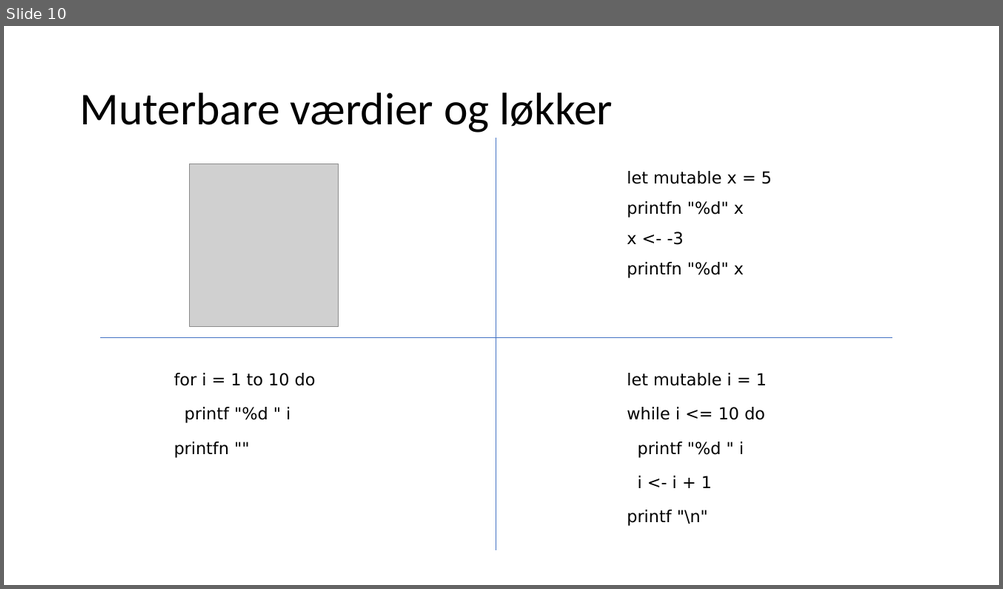
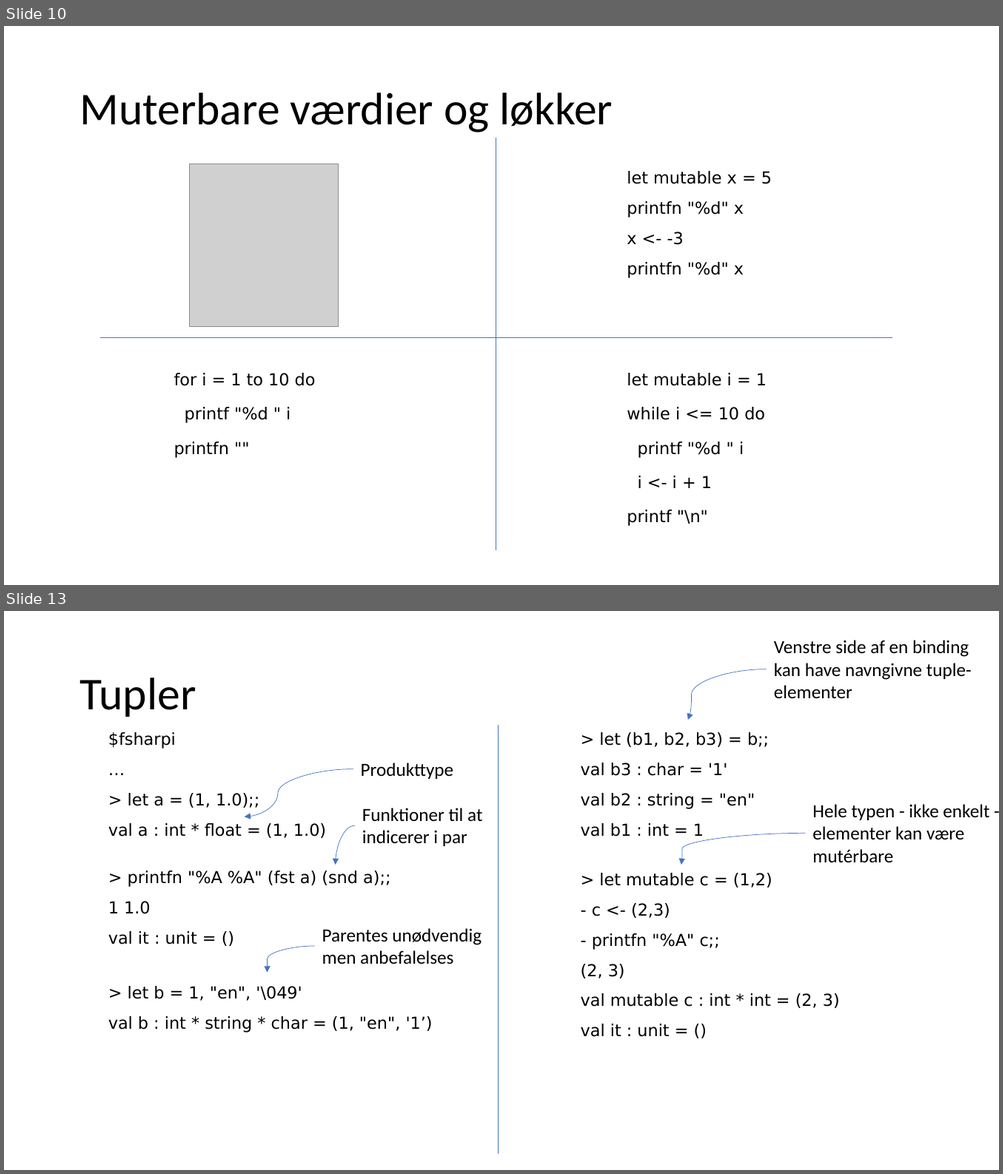
Before and after one commit to fisterloegsovs/pop22, a slide deck: lectures/3.2FunctionsNPrintf/lecture.pptx. Shown one above the other, each under a label of ours: slide 10 before the commit, slides 10 and 13 after it; the slides between them are not shown. The pictures are 1003x589 and 1003x1174 pixels, drawn with LibreOffice and Linux fonts; fonts in the diff are those of the drawing; grey boxes stand for pictures. Boxes give left, top, right and bottom in pixels: in the first picture for what was removed or moved away, otherwise in the second. Text is boxed around its words. In the diff, an @@ line names an element or a change of style, - is before the commit and + after.

```diff
--- a/lectures/3.2FunctionsNPrintf/lecture.pptx
+++ b/lectures/3.2FunctionsNPrintf/lecture.pptx
@@ slide 13 added at (4,611,999,1170), background #FFFFFF @@
@@ text added at (774,640,971,698), 18 pt, text #000000 @@
+Venstre side af en binding kan have navngivne tuple-elementer
@@ curved arrow added from (766, 669) to (688, 720), #4472C4 0.5 pt @@
@@ title added at (79,678,196,717), 44 pt, text #000000 @@
+Tupler
@@ text added at (108,732,326,838), 16 pt, text #000000 @@
+$fsharpi
+…
+> let a = (1, 1.0);;
+val a : int * float = (1, 1.0)
@@ line added from (498, 725) to (498, 1154), #4472C4 0.5 pt @@
@@ text added at (580,732,768,837), 16 pt, text #000000 @@
+> let (b1, b2, b3) = b;;
+val b3 : char = '1'
+val b2 : string = "en"
+val b1 : int = 1
@@ text added at (361,763,454,779), 18 pt, text #000000 @@
+Produkttype
@@ curved arrow added from (353, 769) to (244, 817), #4472C4 0.5 pt @@
@@ text added at (362,808,482,846), 18 pt, text #000000 @@
+Funktioner til at indicerer i par
@@ text added at (812,804,989,863), 18 pt, text #000000 @@
+Hele typen - ikke enkelt - elementer kan være mutérbare
@@ curved arrow added from (355, 826) to (336, 865), #4472C4 0.5 pt @@
@@ curved arrow added from (805, 833) to (681, 865), #4472C4 0.5 pt @@
@@ text added at (108,871,390,945), 16 pt, text #000000 @@
+> printfn "%A %A" (fst a) (snd a);;
+1 1.0
+val it : unit = ()
@@ text added at (580,873,839,1037), 16 pt, text #000000 @@
+> let mutable c = (1,2)
+- c <- (2,3)
+- printfn "%A" c;;
+(2, 3)
+val mutable c : int * int = (2, 3)
+val it : unit = ()
@@ text added at (322,928,481,965), 18 pt, text #000000 @@
+Parentes unødvendig men anbefalelses
@@ curved arrow added from (314, 946) to (267, 973), #4472C4 0.5 pt @@
@@ text added at (108,986,432,1033), 16 pt, text #000000 @@
+> let b = 1, "en", '\049'
+val b : int * string * char = (1, "en", '1’)
```
Also in this commit, not shown: 6 slides changed, 7 other slides added, 1 slide removed, 14 other files.
